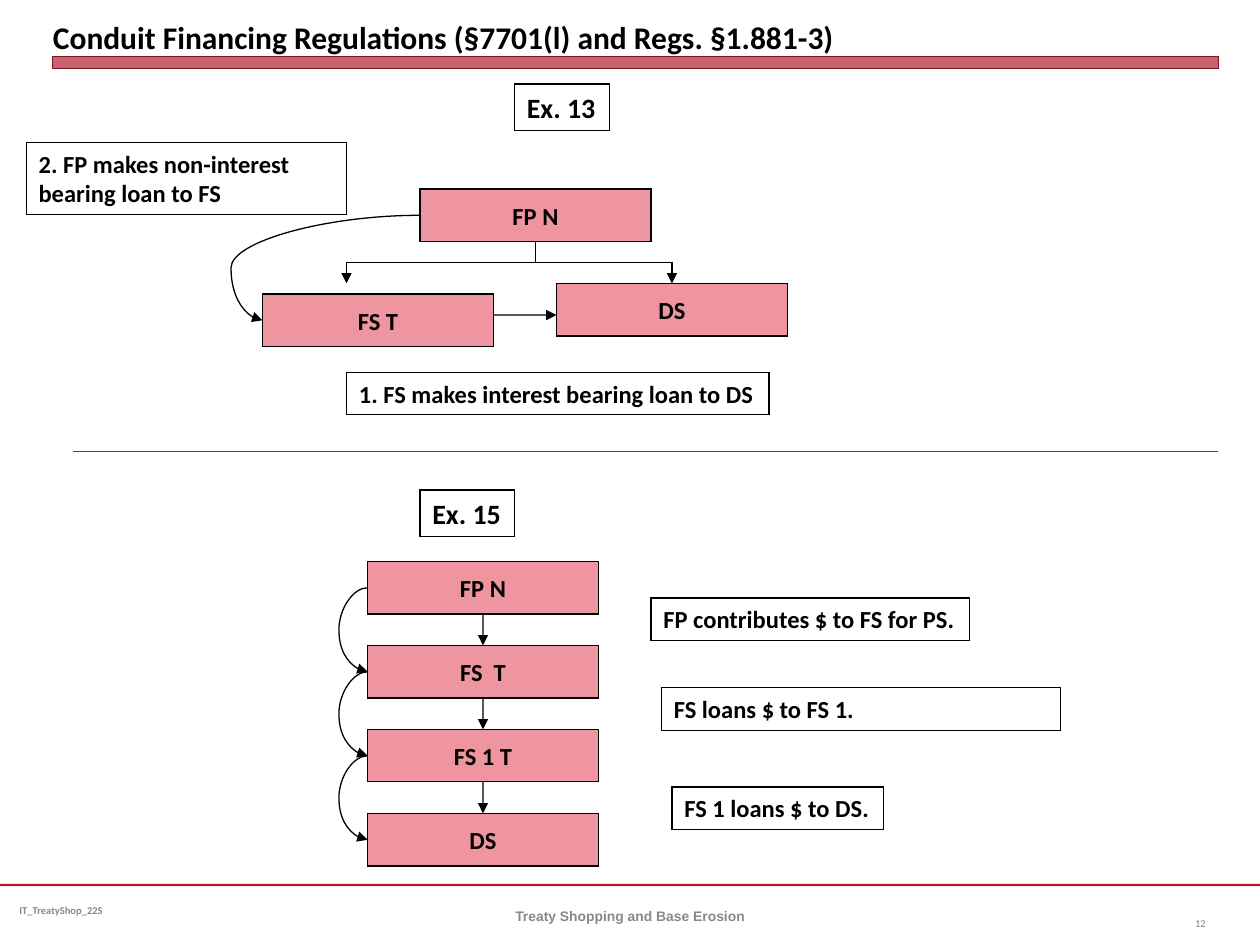
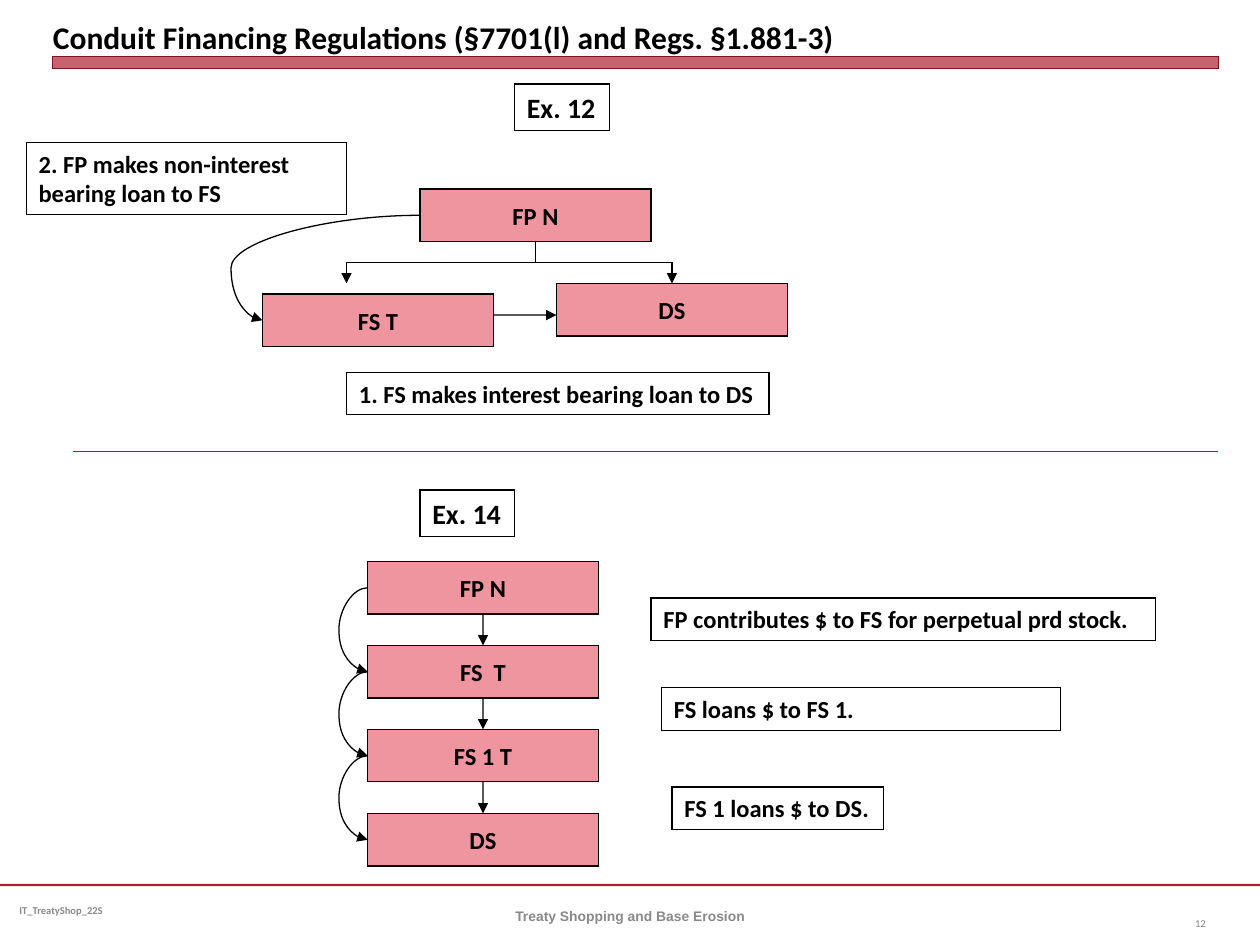
Before and after one commit to jmc877/International-Tax, a slide deck: slide 12 of slides/IT_TreatyShop_22S.pptx. Drawn at 1260x945 pixels with LibreOffice and Linux fonts; fonts in the diff are those of the drawing. Boxes give left, top, right and bottom in pixels: in the first picture for what was removed or moved away, otherwise in the second. Text is boxed around its words. In the diff, an @@ line names an element or a change of style, - is before the commit and + after.

```diff
--- a/slides/IT_TreatyShop_22S.pptx
+++ b/slides/IT_TreatyShop_22S.pptx
@@ text in rectangle at (527,99,595,118): text changed @@
-Ex. 13
+Ex. 12
@@ text in rectangle at (432,505,501,524): text changed @@
-Ex. 15
+Ex. 14
@@ rectangle "FP contributes $ to FS ...": place and size @@
-rectangle "FP contributes $ to FS ..." at (651,598,970,641)
+rectangle "FP contributes $ to FS ..." at (651,598,1157,641)
@@ text in rectangle at (663,610,1128,632): text changed @@
-FP contributes $ to FS for PS.
+FP contributes $ to FS for perpetual prd stock.
```
Also in this commit, not shown: 5 other slides changed, 1 other file.
